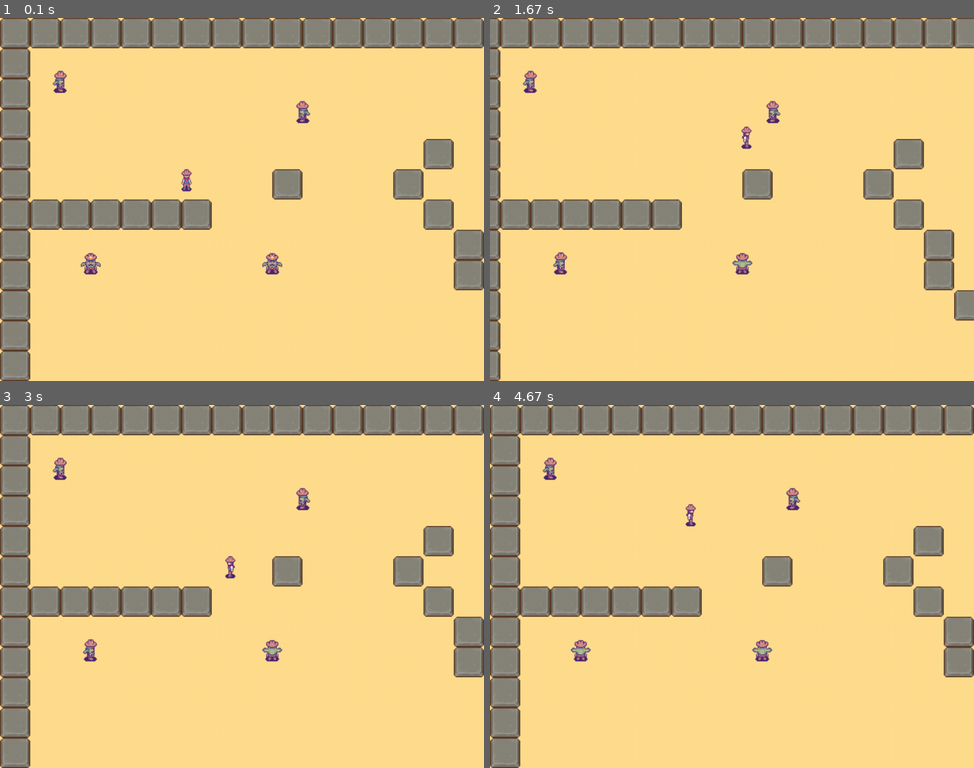
Above: before the commit, frames 1-4 (two rows, left to right).
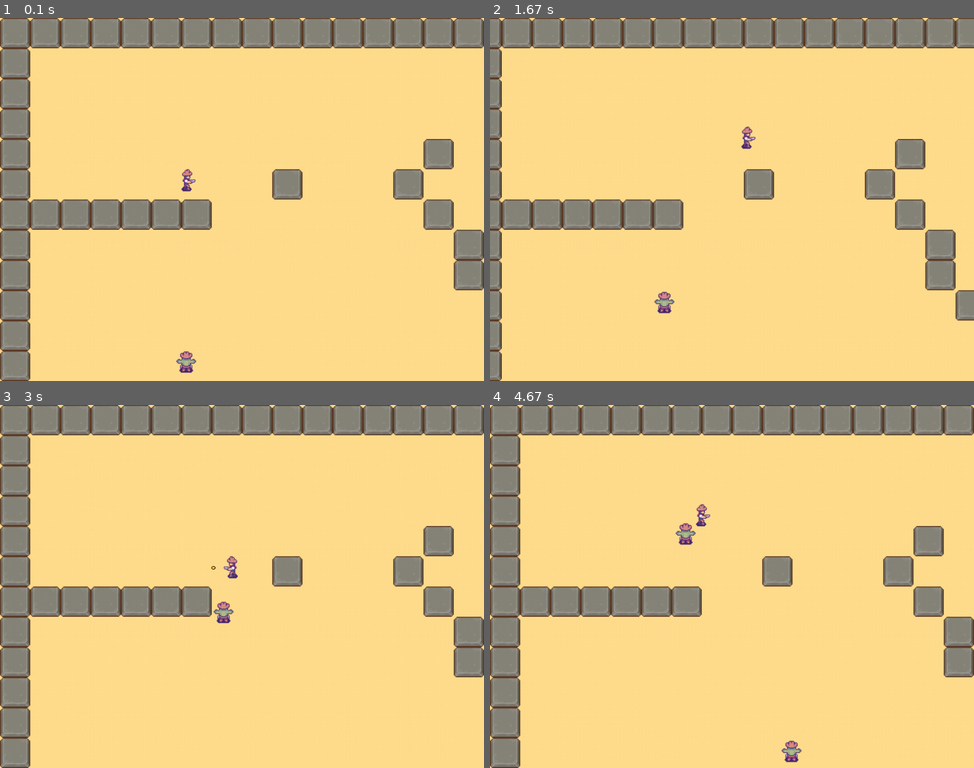
Above: after the commit, the same moments.

Repository: gabcollet/Pygame
Game: pygame game, started from main.py
Two runs of this game, one before a commit and one after it. Both use one fixed random seed, a clock stepped at 60 frames per second and the inputs below.
Inputs:
- Up to frame 1 (0.1 s): no input
- Up to frame 2 (1.67 s): tap Space at 0.33 s; hold Right 0.67-1.13 s; hold W 1.17-1.47 s; hold Right from 1.5 s (still down)
- Up to frame 3 (3 s): release Right at 1.97 s; hold A 2-2.53 s; hold Down 2.57-2.87 s; hold Space from 2.9 s (still down); hold A from 2.9 s (still down)
- Up to frame 4 (4.67 s): release Space at 3.3 s; release A at 3.3 s; hold Left 3.33-3.73 s; hold W 3.77-4.13 s; hold Right from 4.17 s (still down)

The runs differ from the first frame. In frame 1, 0.8% of the frame differs, in the area x 10-65%, y 14-98%; in frame 2, 4.7%, in the area x 1-97%, y 0-100%; in frame 3, 0.8%; in frame 4, 1.1%.

Commit message:
bullet can kill enemy

Diff:
--- a/main.py
+++ b/main.py
@@ -21,8 +21,9 @@
 		game_folder = path.dirname(__file__)
 		img_folder = path.join(game_folder, 'img')
 		self.map = Map(path.join(game_folder, 'map2.txt'))
-		self.player_img = pg.image.load(path.join(img_folder, PLAYER_IMG_DOWN)).convert_alpha()
+		self.player_img = pg.image.load(path.join(img_folder, PLAYER_IMG_RIGHT)).convert_alpha()
 		self.mob_img = pg.image.load(path.join(img_folder, MOB_IMG_FRONT)).convert_alpha()
+		self.bullet_img = pg.image.load(path.join(img_folder, BULLET_IMG)).convert_alpha()
 		self.wall_img = pg.image.load(path.join(img_folder, WALL_IMG)).convert_alpha()
 		self.wall_img = pg.transform.scale(self.wall_img, (TILESIZE, TILESIZE))
 
@@ -31,6 +32,7 @@
 		self.all_sprites = pg.sprite.Group()
 		self.walls = pg.sprite.Group()
 		self.mobs = pg.sprite.Group()
+		self.bullets = pg.sprite.Group()
 		#sert a faire apparaitre les murs
 		for row, tiles in enumerate(self.map.data):
 			for col, tile in enumerate(tiles):
@@ -49,14 +51,20 @@
 			self.events()
 			self.update()
 			self.draw()
+		self.quit()
 
 	def	quit(self):
 		pg.quit()
 		sys.exit()
 
 	def update(self):
+		#update portion of the game loop
 		self.all_sprites.update()
 		self.camera.update(self.player)
+		#bullet hit mobs
+		hits = pg.sprite.groupcollide(self.mobs, self.bullets, False, True, collide_hit_rect)
+		for hit in hits:
+			hit.kill()
 
 	def draw_grid(self):
 		for x in range(0, WIDTH, TILESIZE):
@@ -76,10 +84,10 @@
 		#sert a maper les events
 		for event in pg.event.get():
 			if event.type == pg.QUIT:
-				self.quit()
+				self.playing = False
 			if event.type == pg.KEYDOWN:
 				if event.key == pg.K_ESCAPE:
-					self.quit()
+					self.playing = False
 
 	def show_start_screen(self):
 		pass
--- a/map2.txt
+++ b/map2.txt
@@ -1,15 +1,15 @@
 1111111111111111111111111111111111111111111111111111111111111
 1...........................................................1
-1.M.........................................................1
-1.........M..............1111111111.........................1
+1.................................M.........................1
+1........................1111111111.........................1
 1.............1..........1........1.........................1
 1.....P..1...1....................1.........................1
 1111111.......1..........11111.111...........1..............1
 1..............1..............11111.........................1
-1..M.....M.....1............................................1
-1...............1...........................................1
+1..............1............................................1
+1...............1................M..........................1
 1................1..........................................1
-1..................1........................................1
+1.....M............1........................................1
 1.................111111111.................................1
 1...........................................1...............1
 1...........................................1...............1
@@ -17,7 +17,7 @@
 1...........................................1...............1
 1...........................................................1
 1......................11111111111..........................1
-1...........................................................1
+1...........M...............................................1
 1...........................................................1
 1...........................................................1
 1........................................11111111111........1
--- a/settings.py
+++ b/settings.py
@@ -1,4 +1,5 @@
 import pygame as pg
+vec = pg.math.Vector2
 
 #define colors (R, G, B)
 WHITE = (255, 255, 255)
@@ -24,15 +25,24 @@
 #Player settings
 PLAYER_SPEED = 300 #pixel per sec
 """ PLAYER_ROT_SPEED = 250 """
-PLAYER_IMG_RIGHT = 'Player/player_side/tile000.png'
-PLAYER_IMG_LEFT = 'Player/player_side/left00.png'
-PLAYER_IMG_DOWN = 'Player/player_front/tile000.png'
-PLAYER_IMG_UP = 'Player/player_back/tile000.png'
-PLAYER_IMG_DOWN_R = 'Player/player_angle_1/tile000.png'
-PLAYER_IMG_DOWN_L = 'Player/player_angle_1/rev00.png'
-PLAYER_IMG_UP_R = 'Player/player_angle_2/tile000.png'
-PLAYER_IMG_UP_L = 'Player/player_angle_2/rev00.png'
+PLAYER_IMG_RIGHT = 'Player/player_side/tile029.png'
+PLAYER_IMG_LEFT = 'Player/player_side/rev29.png'
+PLAYER_IMG_DOWN = 'Player/player_front/tile029.png'
+PLAYER_IMG_UP = 'Player/player_back/tile029.png'
+PLAYER_IMG_DOWN_R = 'Player/player_angle_1/tile029.png'
+PLAYER_IMG_DOWN_L = 'Player/player_angle_1/rev29.png'
+PLAYER_IMG_UP_R = 'Player/player_angle_2/tile029.png'
+PLAYER_IMG_UP_L = 'Player/player_angle_2/rev29.png'
 PLAYER_HIT_RECT = pg.Rect(0 , 0, 25, 48)
+BARREL_OFFSET = vec(20, 8)
+
+#Gun settings
+BULLET_IMG = 'Player/bullet1.png'
+BULLET_SPEED = 500
+BULLET_LIFETIME = 1500
+BULLET_RATE = 150
+KICKBACK = 200
+GUN_SPREAD = 5
 
 WALL_IMG = 'Buildings/wall.png'
 
@@ -42,3 +52,5 @@
 MOB_IMG_BACK = 'Mobs/Cactus/mob_back/tile000.png'
 MOB_IMG_RIGHT = 'Mobs/Cactus/mob_side/tile000.png'
 MOB_IMG_LEFT = 'Mobs/Cactus/mob_side/rev00.png'
+MOB_SPEED = 150
+MOB_HIT_RECT = pg.Rect(0, 0, 20, 45)
--- a/sprites.py
+++ b/sprites.py
@@ -1,4 +1,4 @@
-from io import SEEK_CUR
+from random import uniform
 import pygame as pg
 from settings import *
 from tilemap import collide_hit_rect
@@ -6,6 +6,47 @@
 
 from tilemap import collide_hit_rect
 vec = pg.math.Vector2
+
+def image(self, game, rot):
+		self.image = game.player_img
+		game_folder = path.dirname(__file__)
+		img_folder = path.join(game_folder, 'img')
+		if rot == 0:
+			self.image = pg.image.load(path.join(img_folder, PLAYER_IMG_RIGHT)).convert_alpha()
+		if rot == 45:
+			self.image = pg.image.load(path.join(img_folder, PLAYER_IMG_DOWN_R)).convert_alpha()
+		if rot == 90:
+			self.image = pg.image.load(path.join(img_folder, PLAYER_IMG_DOWN)).convert_alpha()
+		if rot == 135:
+			self.image = pg.image.load(path.join(img_folder, PLAYER_IMG_DOWN_L)).convert_alpha()
+		if rot == 180:
+			self.image = pg.image.load(path.join(img_folder, PLAYER_IMG_LEFT)).convert_alpha()
+		if rot == 225:
+			self.image = pg.image.load(path.join(img_folder, PLAYER_IMG_UP_L)).convert_alpha()
+		if rot == 270:
+			self.image = pg.image.load(path.join(img_folder, PLAYER_IMG_UP)).convert_alpha()
+		if rot == 315:
+			self.image = pg.image.load(path.join(img_folder, PLAYER_IMG_UP_R)).convert_alpha()
+
+def collide_with_walls(sprite, group, dir):
+	if dir == 'x':
+		hits = pg.sprite.spritecollide(sprite, group, False, collide_hit_rect)
+		if hits:
+			if sprite.vel.x > 0:
+				sprite.pos.x = hits[0].rect.left - sprite.hit_rect.width
+			if sprite.vel.x < 0:
+				sprite.pos.x = hits[0].rect.right
+			sprite.vel.x = 0
+			sprite.hit_rect.x = sprite.pos.x
+	if dir == 'y':
+		hits = pg.sprite.spritecollide(sprite, group, False, collide_hit_rect)
+		if hits:
+			if sprite.vel.y > 0:
+				sprite.pos.y = hits[0].rect.top - sprite.hit_rect.height
+			if sprite.vel.y < 0:
+				sprite.pos.y = hits[0].rect.bottom
+			sprite.vel.y = 0
+			sprite.hit_rect.y = sprite.pos.y
 
 class Player(pg.sprite.Sprite):
 	def __init__(self, game, x, y):
@@ -18,76 +59,62 @@
 		self.hit_rect.center = self.rect.center
 		self.vel = vec(0, 0)
 		self.pos = vec(x, y) * TILESIZE
-		""" self.rot = 0 """
+		self.rot = 0
+		self.last_shot = 0
 
 	def	get_keys(self):
-		""" self.rot_speed = 0 """
 		self.vel = vec(0, 0)
-		game_folder = path.dirname(__file__)
-		img_folder = path.join(game_folder, 'img')
+		dir = 0
 		keys = pg.key.get_pressed()
 		if keys[pg.K_LEFT] or keys[pg.K_a]:
 			self.vel.x = -PLAYER_SPEED
-			self.image = pg.image.load(path.join(img_folder, PLAYER_IMG_LEFT)).convert_alpha()
-			""" self.rot_speed = PLAYER_ROT_SPEED """
+			self.rot = 180
 		if keys[pg.K_RIGHT] or keys[pg.K_d]:
 			self.vel.x = PLAYER_SPEED
-			self.image = pg.image.load(path.join(img_folder, PLAYER_IMG_RIGHT)).convert_alpha()
-			""" self.rot_speed = -PLAYER_ROT_SPEED """
+			self.rot = 0
 		if keys[pg.K_UP] or keys[pg.K_w]:
 			self.vel.y = -PLAYER_SPEED
-			self.image = pg.image.load(path.join(img_folder, PLAYER_IMG_UP)).convert_alpha()
-			""" self.vel = vec(PLAYER_SPEED, 0).rotate(-self.rot) """
+			self.rot = 270
 		if keys[pg.K_DOWN] or keys[pg.K_s]:
 			self.vel.y = PLAYER_SPEED
-			self.image = pg.image.load(path.join(img_folder, PLAYER_IMG_DOWN)).convert_alpha()
-		if self.vel.x < 0 and self.vel.y > 0:
-			self.image = pg.image.load(path.join(img_folder, PLAYER_IMG_DOWN_L)).convert_alpha()
-		if self.vel.x > 0 and self.vel.y > 0:
-			self.image = pg.image.load(path.join(img_folder, PLAYER_IMG_DOWN_R)).convert_alpha()
-		if self.vel.x > 0 and self.vel.y < 0:
-			self.image = pg.image.load(path.join(img_folder, PLAYER_IMG_UP_R)).convert_alpha()
-		if self.vel.x < 0 and self.vel.y < 0:
-			self.image = pg.image.load(path.join(img_folder, PLAYER_IMG_UP_L)).convert_alpha()
+			self.rot = 90
+		if keys[pg.K_DOWN] and keys[pg.K_LEFT] or keys[pg.K_a] and keys[pg.K_s]:
+			self.rot = 135
+		if keys[pg.K_DOWN] and keys[pg.K_RIGHT] or keys[pg.K_d] and keys[pg.K_s]:
+			self.rot = 45
+		if keys[pg.K_UP] and keys[pg.K_RIGHT] or keys[pg.K_d] and keys[pg.K_w]:
+			self.rot = 315
+		if keys[pg.K_UP] and keys[pg.K_LEFT] or keys[pg.K_a] and keys[pg.K_w]:
+			self.rot = 225
 		if self.vel.x != 0 and self.vel.y != 0:
 			self.vel *= 0.7071
-		""" self.vel = vec(-PLAYER_SPEED / 2, 0).rotate(-self.rot) """
-
-	def collide_with_walls(self, dir):
-		if dir == 'x':
-			hits = pg.sprite.spritecollide(self, self.game.walls, False, collide_hit_rect)
-			if hits:
-				if self.vel.x > 0:
-					self.pos.x = hits[0].rect.left - self.hit_rect.width
-				if self.vel.x < 0:
-					self.pos.x = hits[0].rect.right
-				self.vel.x = 0
-				self.hit_rect.x = self.pos.x
-		if dir == 'y':
-			hits = pg.sprite.spritecollide(self, self.game.walls, False, collide_hit_rect)
-			if hits:
-				if self.vel.y > 0:
-					self.pos.y = hits[0].rect.top - self.hit_rect.height
-				if self.vel.y < 0:
-					self.pos.y = hits[0].rect.bottom
-				self.vel.y = 0
-				self.hit_rect.y = self.pos.y
+		if keys[pg.K_SPACE] or keys[pg.K_z]:
+			now = pg.time.get_ticks()
+			if now - self.last_shot > BULLET_RATE:
+				self.last_shot = now
+				dir = vec(1, 0).rotate(self.rot)
+				pos = self.rect.center + BARREL_OFFSET.rotate(self.rot)
+				if self.rot == 180:
+					pos = pos + vec(0, 12)
+				if self.rot == 0:
+					pos = pos + vec(0, -2)
+				if self.rot == 135:
+					pos = pos + vec(12, 6)
+				if self.rot == 225:
+					pos = pos + vec(-9, 14)
+				Bullet(self.game, pos, dir)
+				self.vel = vec(-KICKBACK, 0).rotate(self.rot)
 
 	def update(self):
 		self.get_keys()
-		""" self.rot = (self.rot + self.rot_speed * self.game.dt) % 360
-		self.image = pg.transform.rotate(self.game.player_img, self.rot)
-		self.rect = self.image.get_rect()
-		self.rect.center = self.pos """
 		self.pos += self.vel * self.game.dt
 		self.hit_rect.x = self.pos.x
-		""" self.rect.centerx = self.pos.x """
-		self.collide_with_walls('x')
+		collide_with_walls(self, self.game.walls, 'x')
 		self.hit_rect.y = self.pos.y
-		""" self.rect.centery = self.pos.y """
-		self.collide_with_walls('y')
+		collide_with_walls(self, self.game.walls, 'y')
 		self.rect.center = self.hit_rect.center
 		self.rect.move_ip(0, -5)
+		image(self, self.game, self.rot)
 
 class Mob(pg.sprite.Sprite):
 	def __init__(self, game, x, y):
@@ -96,7 +123,11 @@
 		self.game = game
 		self.image = game.mob_img
 		self.rect = self.image.get_rect()
+		self.hit_rect = MOB_HIT_RECT.copy()
+		self.hit_rect.center = self.rect.center
 		self.pos = vec(x, y) * TILESIZE
+		self.vel = vec(0, 0)
+		self.acc = vec(0, 0)
 		self.rect.center = self.pos
 		self.rot = 0
 
@@ -114,6 +145,37 @@
 			self.image = pg.image.load(path.join(img_folder, MOB_IMG_RIGHT)).convert_alpha()
 		self.rect = self.image.get_rect()
 		self.rect.center = self.pos
+		self.acc = vec(MOB_SPEED, 0).rotate(-self.rot)
+		self.acc += self.vel * -1
+		self.vel += self.acc * self.game.dt
+		self.pos += self.vel * self.game.dt + 0.5 * self.acc * self.game.dt **2
+		self.hit_rect.x = self.pos.x
+		collide_with_walls(self, self.game.walls, 'x')
+		self.hit_rect.y = self.pos.y
+		collide_with_walls(self, self.game.walls, 'y')
+		self.rect.center = self.hit_rect.center
+		self.rect.move_ip(0, -5)
+
+class Bullet(pg.sprite.Sprite):
+	def __init__(self, game, pos, dir):
+		self.groups = game.all_sprites, game.bullets
+		pg.sprite.Sprite.__init__(self, self.groups)
+		self.game = game
+		self.image = game.bullet_img
+		self.rect = self.image.get_rect()
+		self.pos = vec(pos)
+		self.rect.center = pos
+		spread = uniform(-GUN_SPREAD, GUN_SPREAD)
+		self.vel = dir.rotate(spread) * BULLET_SPEED
+		self.spawn_time = pg.time.get_ticks()
+
+	def update(self):
+		self.pos += self.vel * self.game.dt
+		self.rect.center = self.pos
+		if pg.sprite.spritecollideany(self, self.game.walls):
+			self.kill()
+		if pg.time.get_ticks() - self.spawn_time > BULLET_LIFETIME:
+			self.kill()
 
 class Wall(pg.sprite.Sprite):
 	def __init__(self, game, x, y):
--- a/tilemap.py
+++ b/tilemap.py
@@ -29,7 +29,7 @@
 
 	def update(self, target):
 		x = -target.rect.x + int(WIDTH / 2)
-		y = -target.rect.y + int(WIDTH / 2)
+		y = -target.rect.y + int(WIDTH / 3)
 
 		# limit scrolling at map size
 		x = min(0, x) #left
Binary file added: img/Player/bullet.png
Binary file added: img/Player/bullet1.png
Binary file added: img/Player/player_angle_1/rev29.png
Binary file changed: img/Player/player_angle_1/tile029.png
Binary file added: img/Player/player_angle_2/rev29.png
Binary file added: img/Player/player_side/rev29.png
